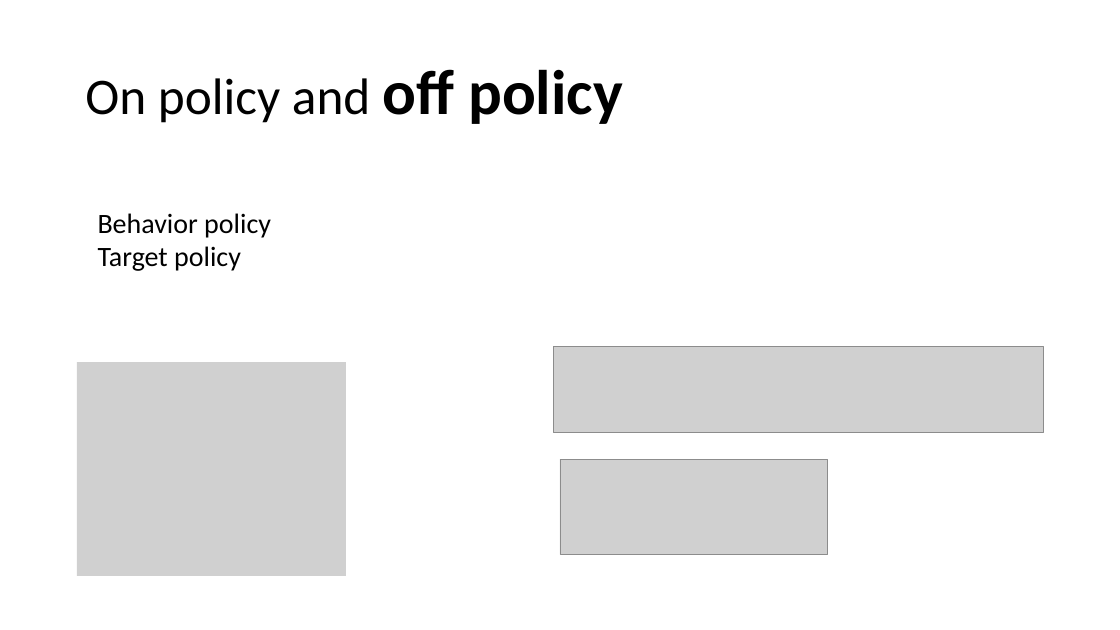
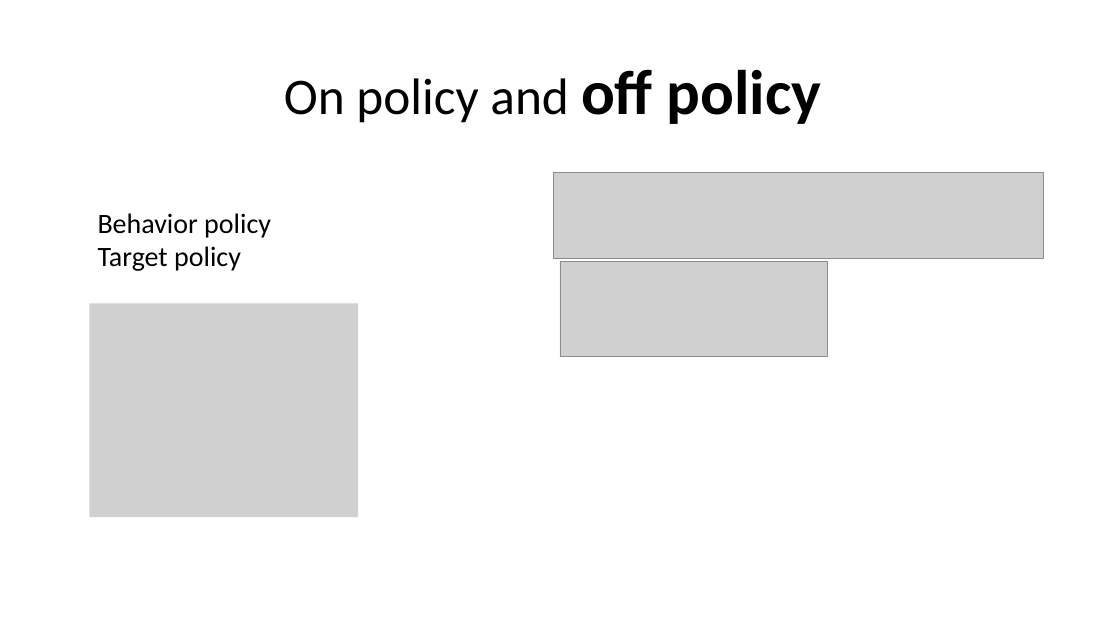
Before and after one commit to xfdywy/RL, a slide deck: slide 23 of FirstSeminar/firstseminar.pptx (slide 24 before the commit). Drawn at 1120x630 pixels with LibreOffice and Linux fonts; fonts in the diff are those of the drawing; grey boxes stand for pictures. Boxes give left, top, right and bottom in pixels: in the first picture for what was removed or moved away, otherwise in the second. Text is boxed around its words. In the diff, an @@ line names an element or a change of style, - is before the commit and + after.

```diff
--- a/FirstSeminar/firstseminar.pptx
+++ b/FirstSeminar/firstseminar.pptx
@@ title "On policy and off policy" at <box>284,69,822,124</box>: alignment left to centre @@
@@ picture: place and size @@
-picture at <box>553,346,1043,433</box>
+picture at <box>553,172,1043,259</box>
@@ picture: place and size @@
-picture at <box>560,460,828,555</box>
+picture at <box>560,261,828,357</box>
@@ picture: place and size @@
-picture at <box>77,362,346,576</box>
+picture at <box>89,303,358,517</box>
```
Also in this commit, not shown: 12 other slides changed, 9 slides added, 3 slides removed, 1 other file.
